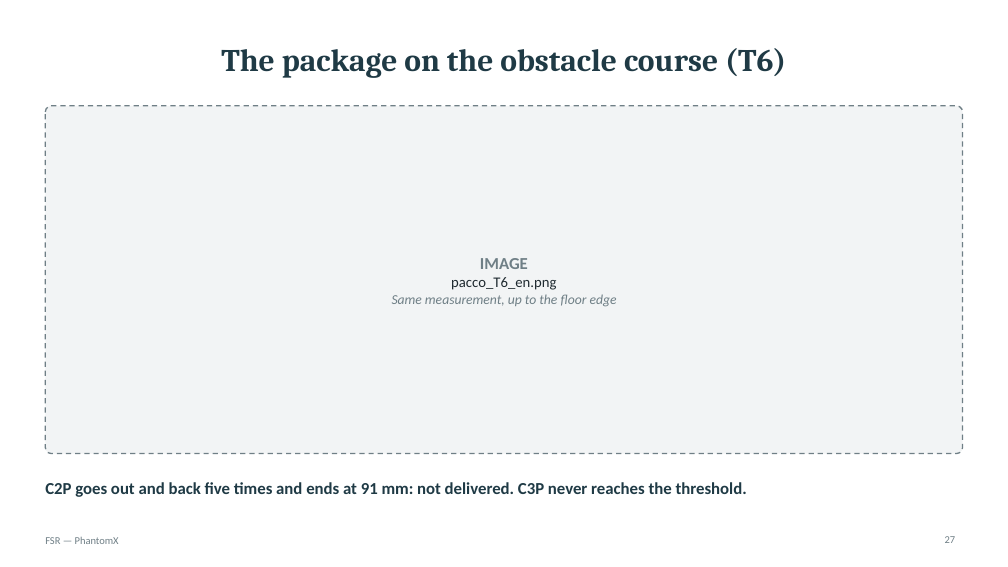
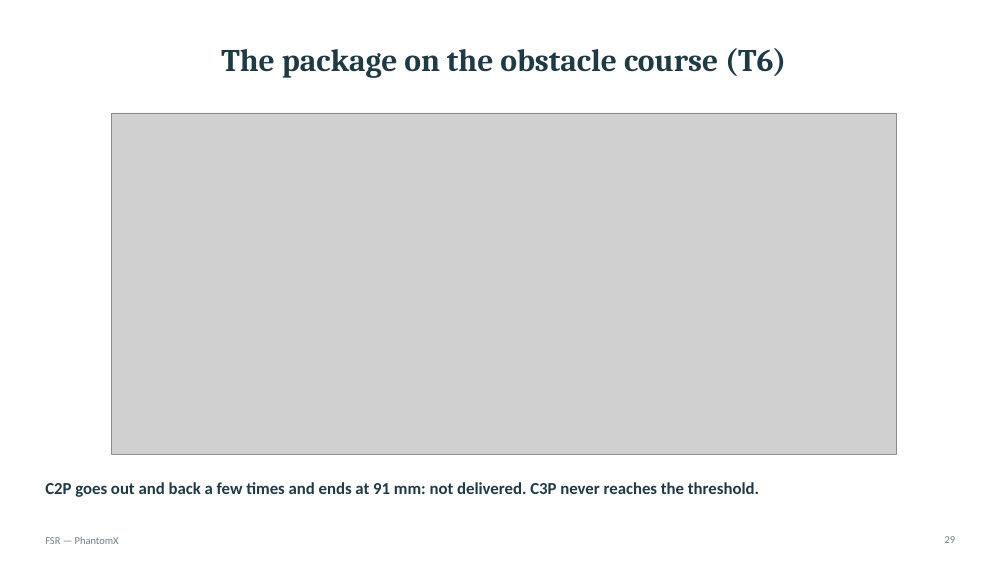
Before and after one commit to eroscribello/FSR, a slide deck: slide 29 of presentazione/FSR_phantomx_presentation.pptx (slide 27 before the commit). Drawn at 1008x567 pixels with LibreOffice and Linux fonts; fonts in the diff are those of the drawing; grey boxes stand for pictures. Boxes give left, top, right and bottom in pixels: in the first picture for what was removed or moved away, otherwise in the second. Text is boxed around its words. In the diff, an @@ line names an element or a change of style, - is before the commit and + after.

```diff
--- a/presentazione/FSR_phantomx_presentation.pptx
+++ b/presentazione/FSR_phantomx_presentation.pptx
@@ rounded rectangle removed at bbox=[45, 106, 963, 454] @@
@@ picture added at bbox=[111, 113, 897, 454] @@
@@ text removed at bbox=[392, 258, 617, 307] @@
-IMAGE
-pacco_T6_en.png
-Same measurement, up to the floor edge
@@ text at bbox=[45, 482, 759, 497]: text changed @@
-C2P goes out and back five times and ends at 91 mm: not delivered. C3P never reaches the threshold.
+C2P goes out and back a few times and ends at 91 mm: not delivered. C3P never reaches the threshold.
```
Also in this commit, not shown: 24 other slides changed, 4 slides added, 2 slides removed, 3 other files.
